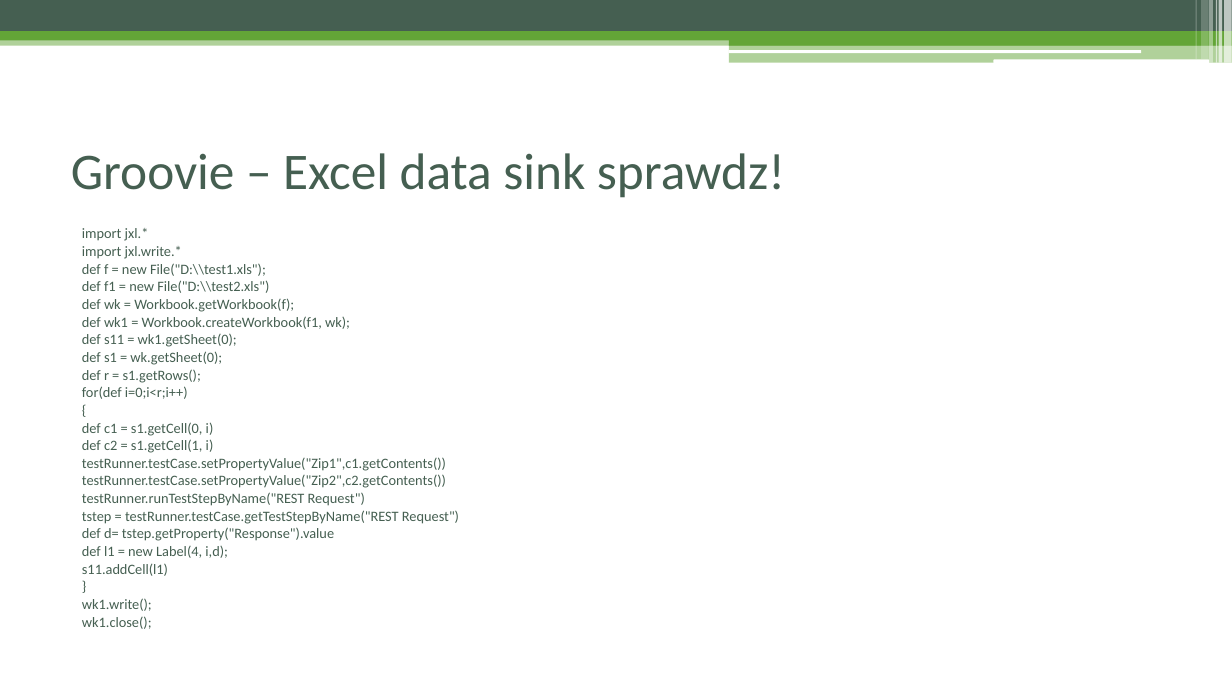
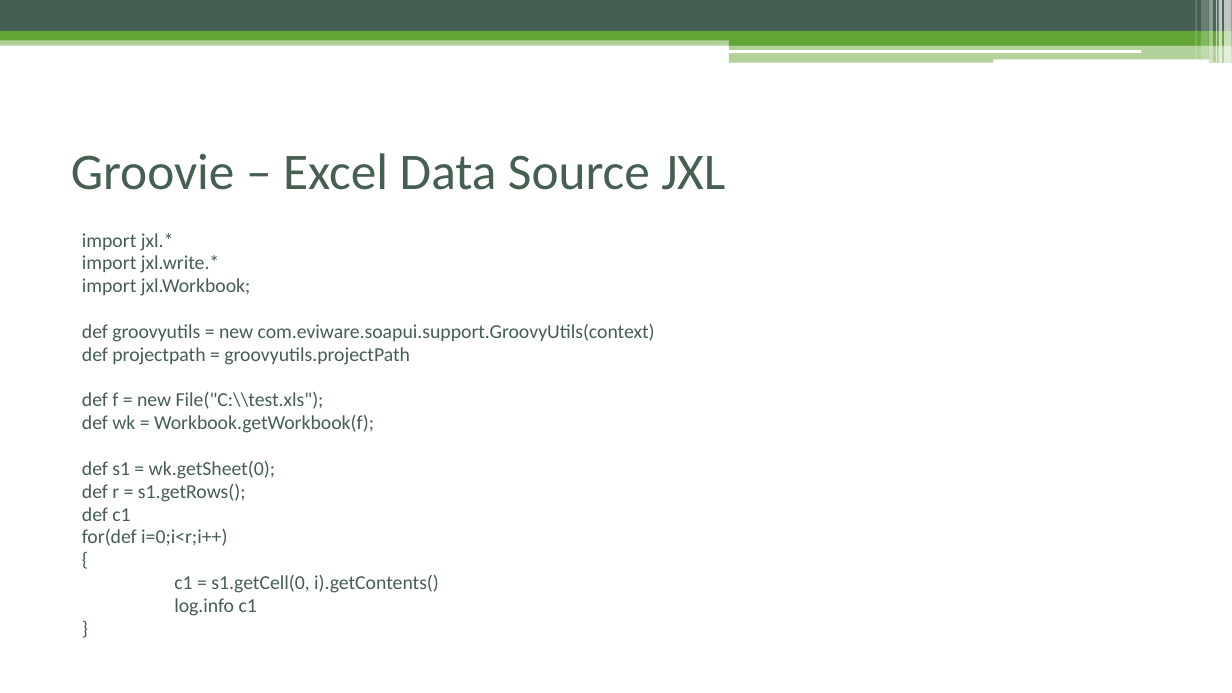
Before and after one commit to czyzyk29/SoapUI_Workshop, a slide deck: slide 51 of Warsztat_soapUI.pptx (slide 46 before the commit). Drawn at 1232x693 pixels with LibreOffice and Linux fonts; fonts in the diff are those of the drawing. Boxes give left, top, right and bottom in pixels: in the first picture for what was removed or moved away, otherwise in the second. Text is boxed around its words. In the diff, an @@ line names an element or a change of style, - is before the commit and + after.

```diff
--- a/Warsztat_soapUI.pptx
+++ b/Warsztat_soapUI.pptx
@@ title at bbox=[71, 153, 725, 190]: text changed @@
-Groovie – Excel data sink sprawdz!
+Groovie – Excel Data Source JXL
@@ text at bbox=[82, 233, 374, 546]: size 11.2 to 15.4 pt in "import jxl.*", "import jxl.write.*", "def wk = Workbook.getWorkbook(f);", "def s1 = wk.getSheet(0);" and 4 more places @@
@@ text at bbox=[82, 278, 655, 409]: text changed; size 11.2 to 15.4 pt @@
-def f = new File("D:\\test1.xls");
-def f1 = new File("D:\\test2.xls")
+import jxl.Workbook;
+def groovyutils = new com.eviware.soapui.support.GroovyUtils(context)
+def projectpath = groovyutils.projectPath
+def f = new File("C:\\test.xls");
@@ text at bbox=[82, 316, 350, 347]: paragraphs removed @@
-def wk1 = Workbook.createWorkbook(f1, wk);
-def s11 = wk1.getSheet(0);
@@ text at bbox=[82, 507, 130, 521]: paragraph added @@
+def c1
@@ text at bbox=[82, 598, 152, 629]: paragraphs removed @@
-wk1.write();
-wk1.close();
@@ text at bbox=[174, 575, 439, 616]: text changed; size 11.2 to 15.4 pt @@
-def c1 = s1.getCell(0, i)
-def c2 = s1.getCell(1, i)
-testRunner.testCase.setPropertyValue("Zip1",c1.getContents())
-testRunner.testCase.setPropertyValue("Zip2",c2.getContents())
-testRunner.runTestStepByName("REST Request")
-tstep = testRunner.testCase.getTestStepByName("REST Request")
-def d= tstep.getProperty("Response").value
-def l1 = new Label(4, i,d);
-s11.addCell(l1)
+c1 = s1.getCell(0, i).getContents()
+log.info c1
```
Also in this commit, not shown: 12 other slides changed, 8 slides added, 4 other files.
